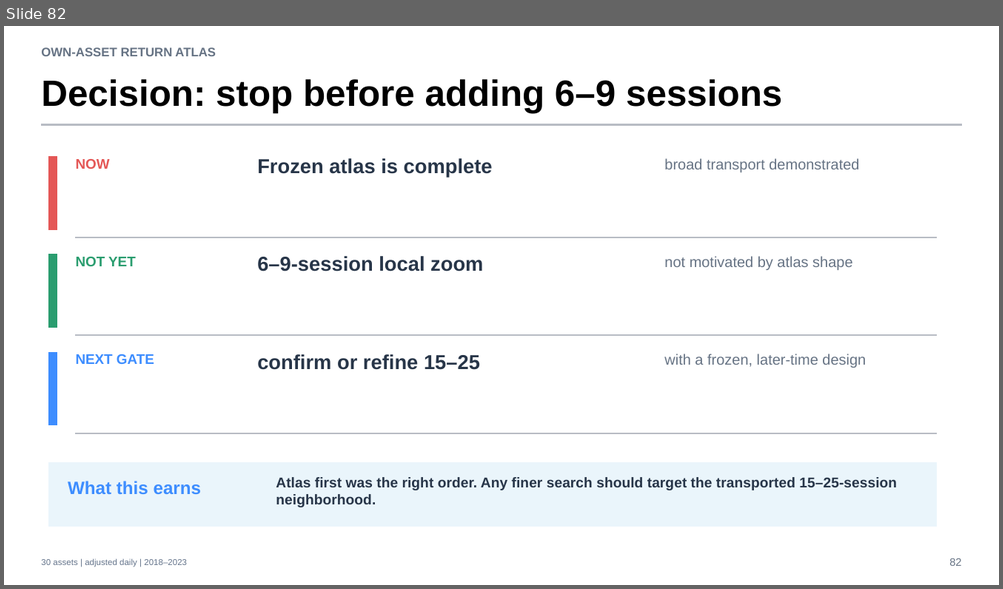
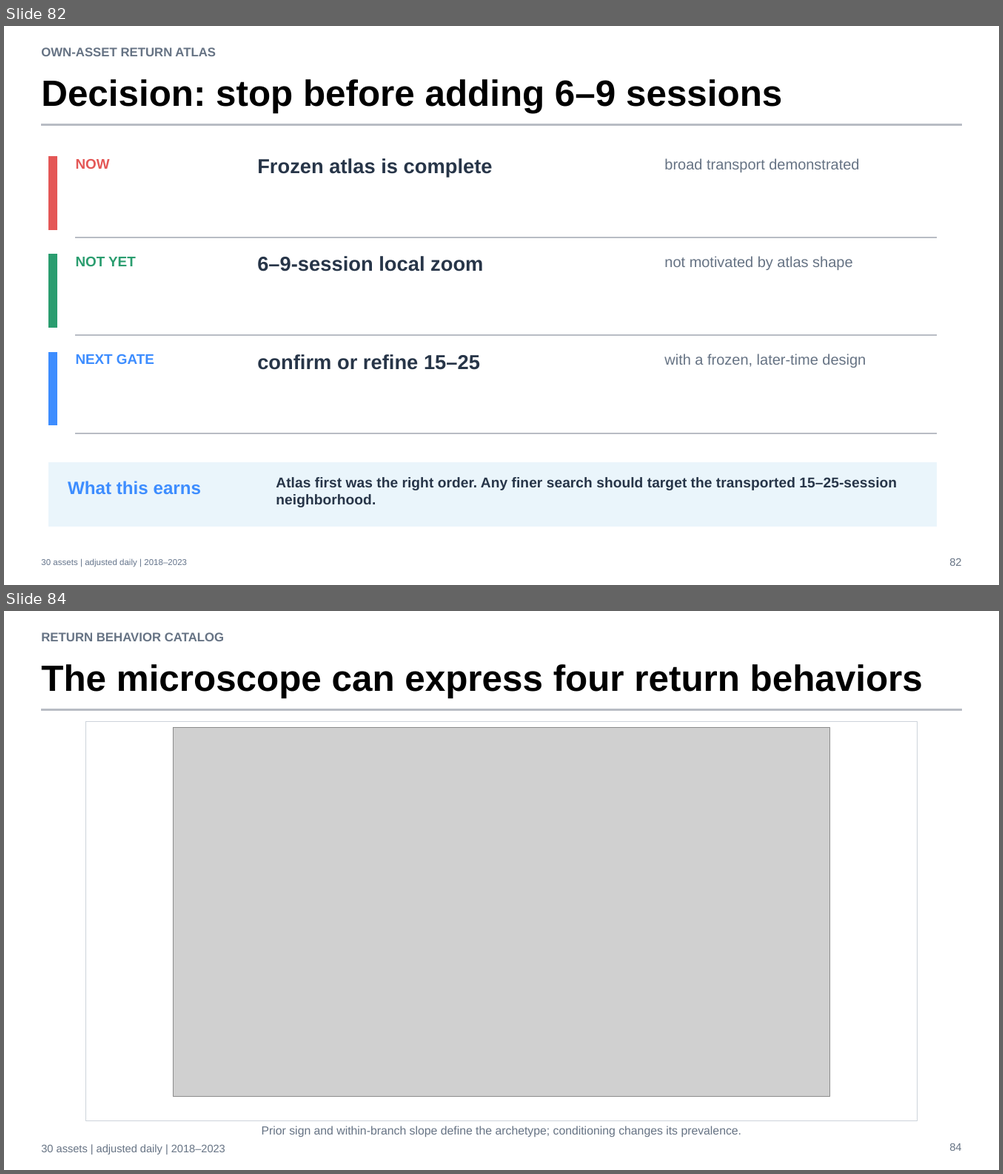
Before and after one commit to Francisc0Franc0/Time-Series-Modeling-Gen5, a slide deck: operator_hypothesis_lab/presentations/tsla_descriptive_microscope_evidence.pptx. Shown one above the other, each under a label of ours: slide 82 before the commit, slides 82 and 84 after it; the slides between them are not shown. The pictures are 1003x589 and 1003x1174 pixels, drawn with LibreOffice and Linux fonts; fonts in the diff are those of the drawing; grey boxes stand for pictures. Boxes give left, top, right and bottom in pixels: in the first picture for what was removed or moved away, otherwise in the second. Text is boxed around its words. In the diff, an @@ line names an element or a change of style, - is before the commit and + after.

Commit message:
research: catalog return-geometry behaviors

```diff
--- a/operator_hypothesis_lab/presentations/tsla_descriptive_microscope_evidence.pptx
+++ b/operator_hypothesis_lab/presentations/tsla_descriptive_microscope_evidence.pptx
@@ slide 84 added at [4,611,999,1170], background #FFFFFF @@
@@ text added at [41,632,224,641], 12 pt, text #667384, bold @@
+RETURN BEHAVIOR CATALOG
@@ text added at [41,664,922,698], 35.2 pt, text #000000, bold @@
+The microscope can express four return behaviors
@@ rectangle added at [41,709,962,710], fill #B8BCC4, outline #B8BCC4 0 pt @@
@@ rectangle added at [85,721,917,1122], fill #FFFFFF, outline #CDD3DA 0.75 pt @@
@@ picture added at [173,727,830,1096] @@
@@ text added at [262,1126,742,1138], 11.2 pt, text #667384 @@
+Prior sign and within-branch slope define the archetype; conditioning changes its prevalence.
@@ text added at [41,1145,225,1155], 10.5 pt, text #667384 @@
+30 assets | adjusted daily | 2018–2023
@@ text added at [949,1144,961,1151], 10.5 pt, text #667384 @@
+84
```
Also in this commit, not shown: 6 other slides added, 5 other files.
